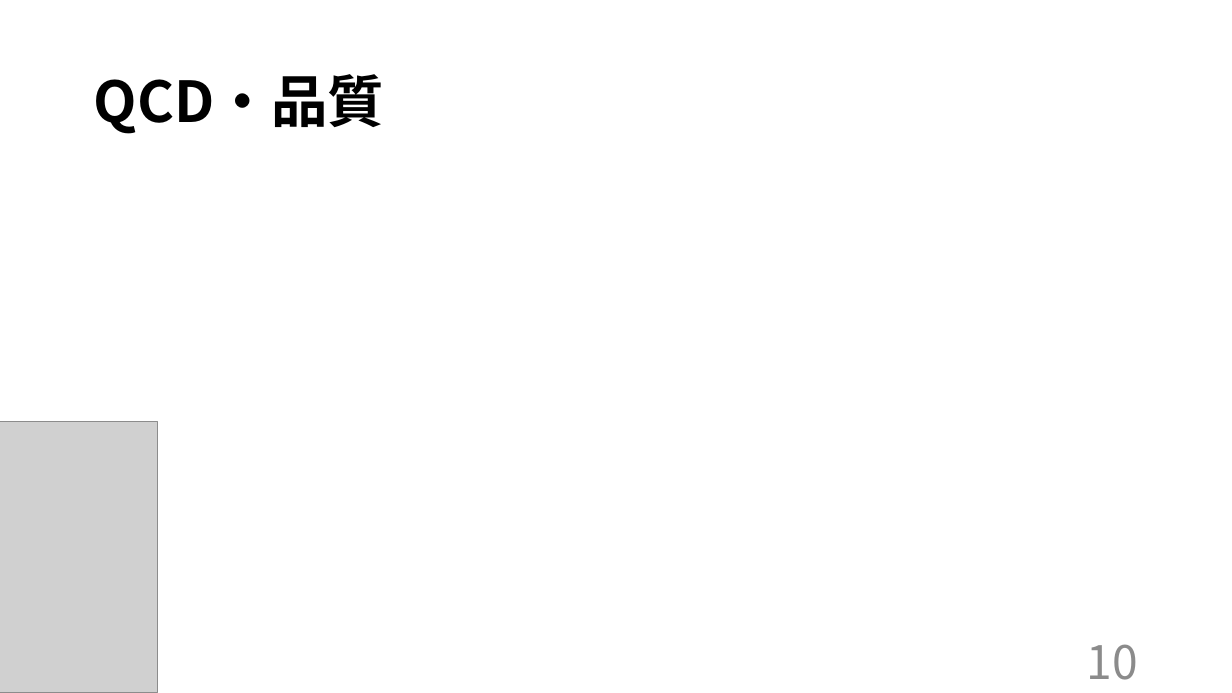
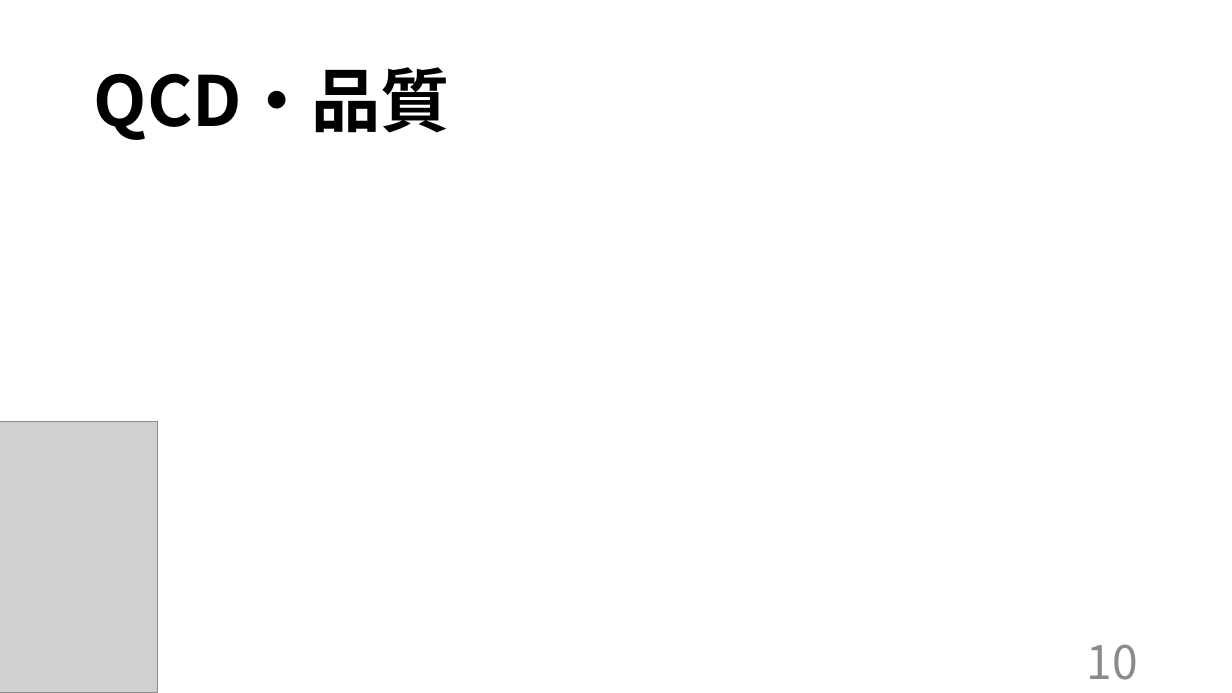
Before and after one commit to kazukiyoshida96/PM-, a slide deck: slide 12 of 最終.pptx. Drawn at 1232x693 pixels with LibreOffice and Linux fonts; fonts in the diff are those of the drawing; grey boxes stand for pictures. Boxes give left, top, right and bottom in pixels: in the first picture for what was removed or moved away, otherwise in the second. Text is boxed around its words. In the diff, an @@ line names an element or a change of style, - is before the commit and + after.

```diff
--- a/最終.pptx
+++ b/最終.pptx
@@ title "QCD・品質" at (94,67,450,140): size 44 to 54 pt @@
```
Also in this commit, not shown: 16 other slides changed, 4 other files.
